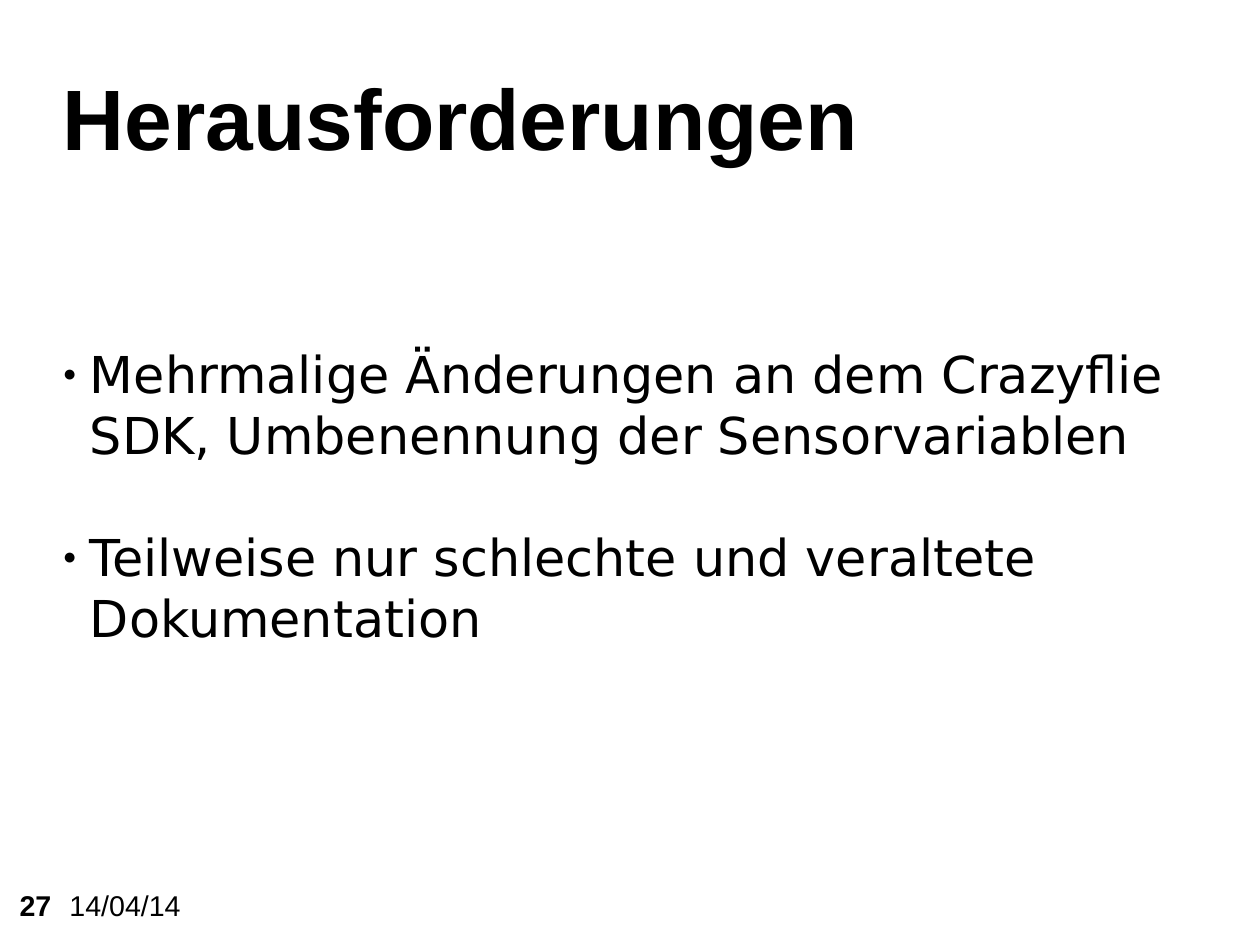
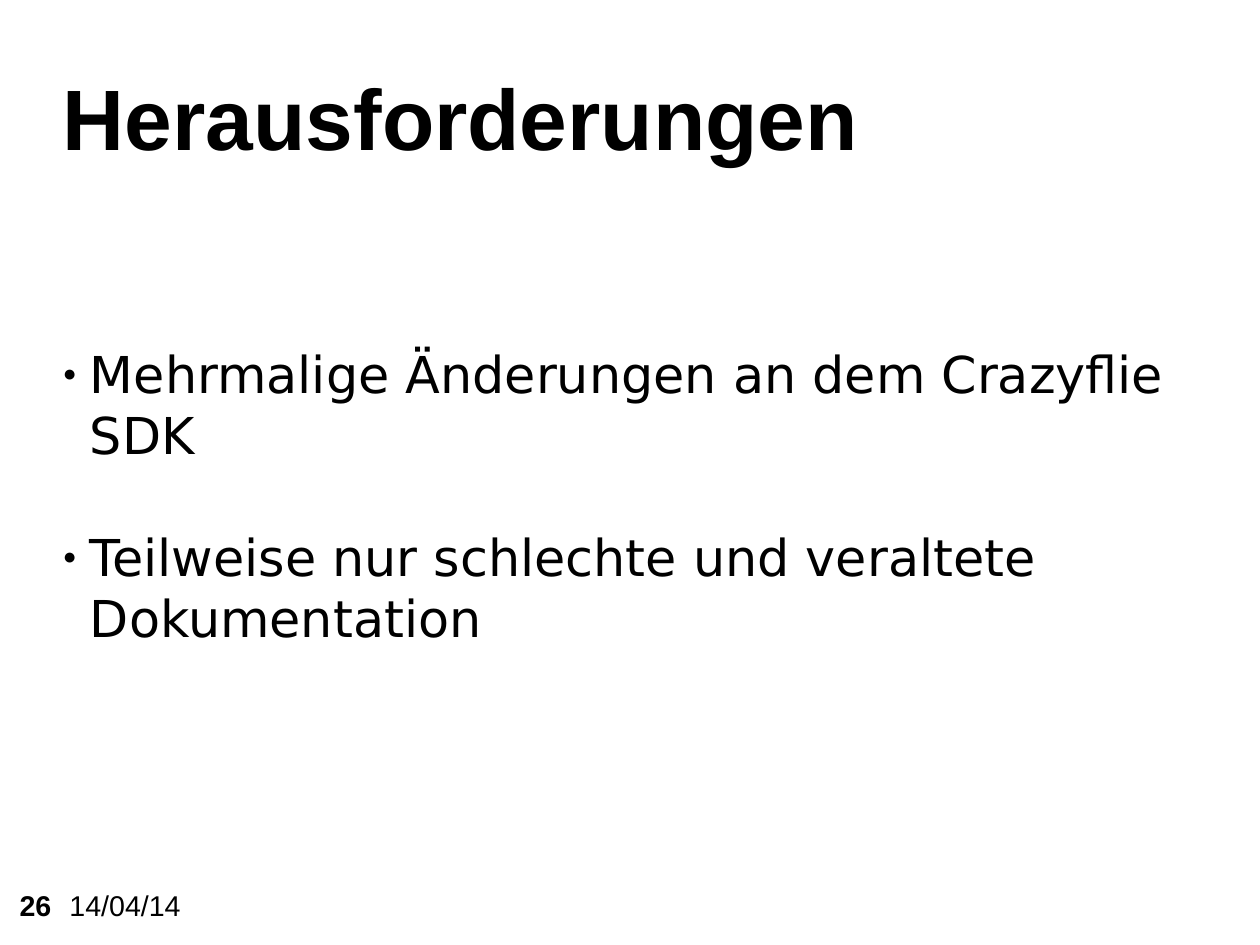
Before and after one commit to KITrokopter/Presentation, a slide deck: slide 26 of PresentationInTotal v0.1.odp (slide 27 before the commit). Drawn at 1260x945 pixels with LibreOffice and Linux fonts; fonts in the diff are those of the drawing; background and template pictures are left out. Boxes give left, top, right and bottom in pixels: in the first picture for what was removed or moved away, otherwise in the second. Text is boxed around its words. In the diff, an @@ line names an element or a change of style, - is before the commit and + after.

```diff
--- a/PresentationInTotal v0.1.odp
+++ b/PresentationInTotal v0.1.odp
@@ subtitle at (90, 351, 1163, 455): text changed @@
-● Mehrmalige Änderungen an dem Crazyflie SDK, Umbenennung der Sensorvariablen
+● Mehrmalige Änderungen an dem Crazyflie SDK
@@ page number at (20, 896, 52, 917): text changed @@
-27
+26
```
Also in this commit, not shown: 4 other slides changed, 1 slide removed.
